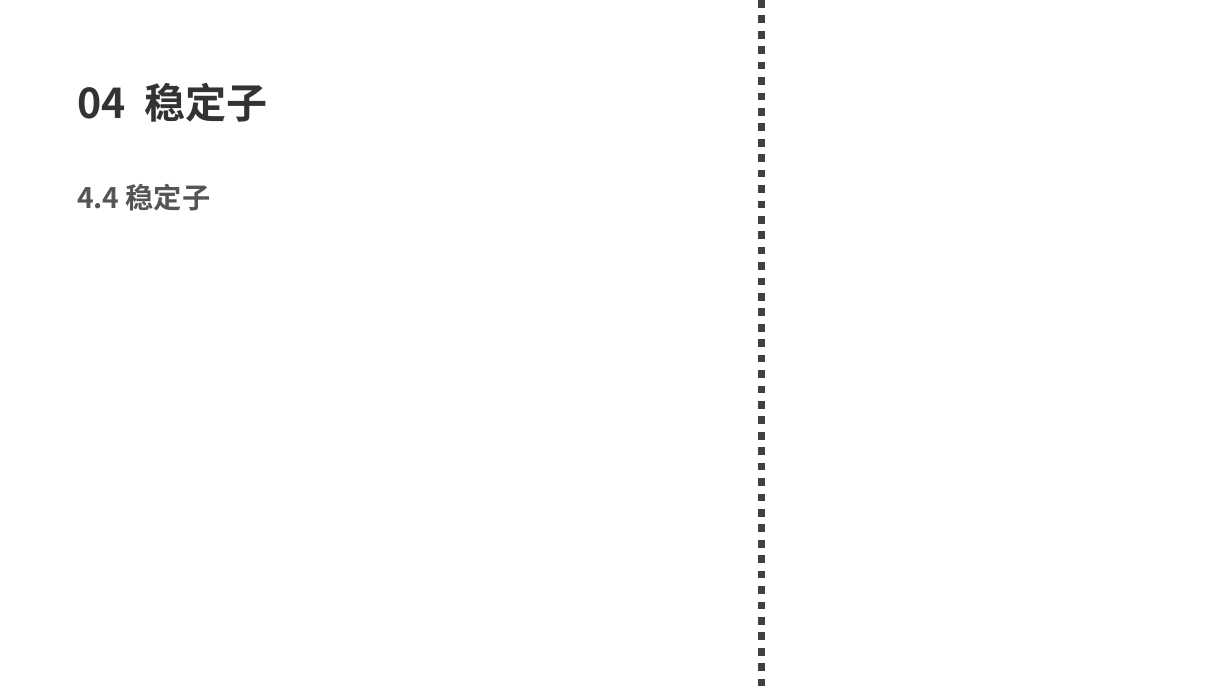
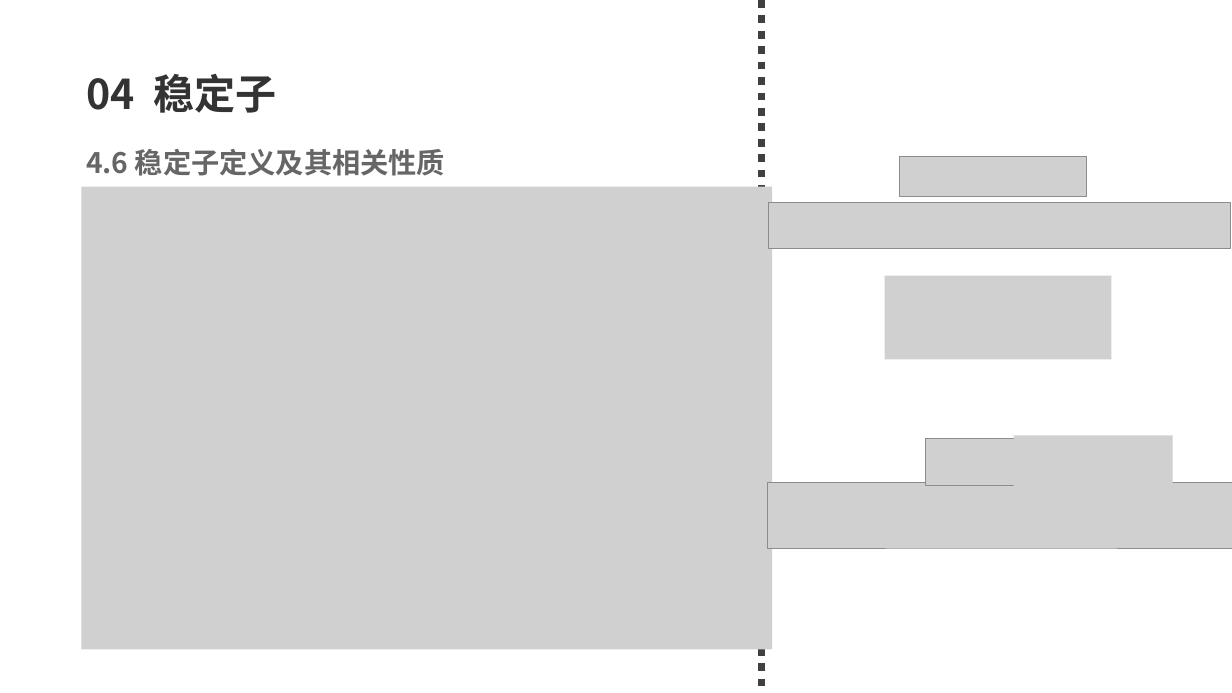
Before and after one commit to 77-223255/LM_QEC, a slide deck: slide 32 of what_i_learn/2026_量子纠错导论.pptx. Drawn at 1232x693 pixels with LibreOffice and Linux fonts; fonts in the diff are those of the drawing; grey boxes stand for pictures. Boxes give left, top, right and bottom in pixels: in the first picture for what was removed or moved away, otherwise in the second. Text is boxed around its words. In the diff, an @@ line names an element or a change of style, - is before the commit and + after.

```diff
--- a/what_i_learn/2026_量子纠错导论.pptx
+++ b/what_i_learn/2026_量子纠错导论.pptx
@@ text "04 稳定子" at [86, 74, 276, 113]: line spacing 1.25 to 1; vertical alignment middle to top @@
@@ text "4.6 稳定子定义及其相关性质" at [86, 149, 445, 176]: vertical alignment middle to top @@
@@ text at [86, 149, 445, 176]: text changed; text colour #555555 to #666666 @@
-4.4 稳定子
+4.6 稳定子定义及其相关性质
@@ picture added at [900, 157, 1088, 197] @@
@@ picture added at [81, 187, 773, 650] @@
@@ picture added at [769, 203, 1231, 250] @@
@@ picture added at [884, 275, 1111, 360] @@
@@ picture added at [926, 438, 1021, 485] @@
@@ picture added at [1014, 435, 1173, 488] @@
@@ picture added at [768, 483, 1232, 549] @@
```
Also in this commit, not shown: 2 other slides changed, 3 slides added.
